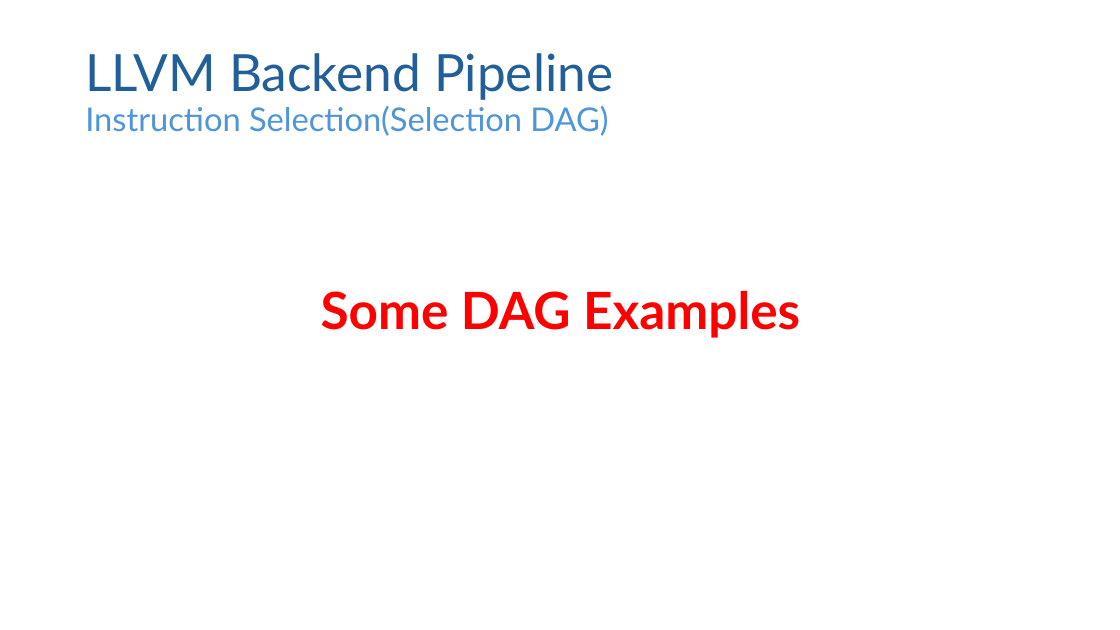
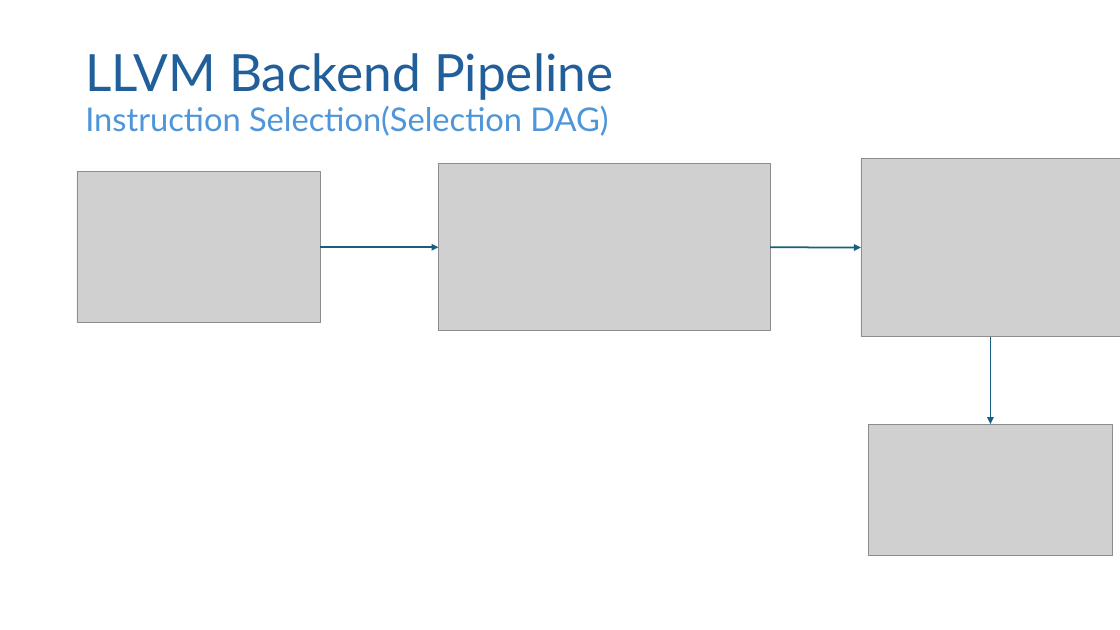
Before and after one commit to Mohamed-Ashraf0/LLVM, a slide deck: slide 10 of week3/slides/Week3-LLVM -Backend.pptx. Drawn at 1120x630 pixels with LibreOffice and Linux fonts; fonts in the diff are those of the drawing; grey boxes stand for pictures. Boxes give left, top, right and bottom in pixels: in the first picture for what was removed or moved away, otherwise in the second. Text is boxed around its words. In the diff, an @@ line names an element or a change of style, - is before the commit and + after.

```diff
--- a/week3/slides/Week3-LLVM -Backend.pptx
+++ b/week3/slides/Week3-LLVM -Backend.pptx
@@ picture added at bbox=[77, 171, 321, 323] @@
@@ picture added at bbox=[439, 164, 770, 331] @@
@@ picture added at bbox=[861, 158, 1120, 337] @@
@@ arrow added from (320, 247) to (439, 247), #156082 1.5 pt @@
@@ arrow added from (770, 247) to (861, 248), #156082 1.5 pt @@
@@ text removed at bbox=[321, 291, 800, 338] @@
-Some DAG Examples
@@ arrow added from (991, 337) to (991, 424), #156082 1.5 pt @@
@@ picture added at bbox=[869, 424, 1112, 555] @@
```
Also in this commit, not shown: 5 other slides changed, 1 slide added, 2 slides removed.
